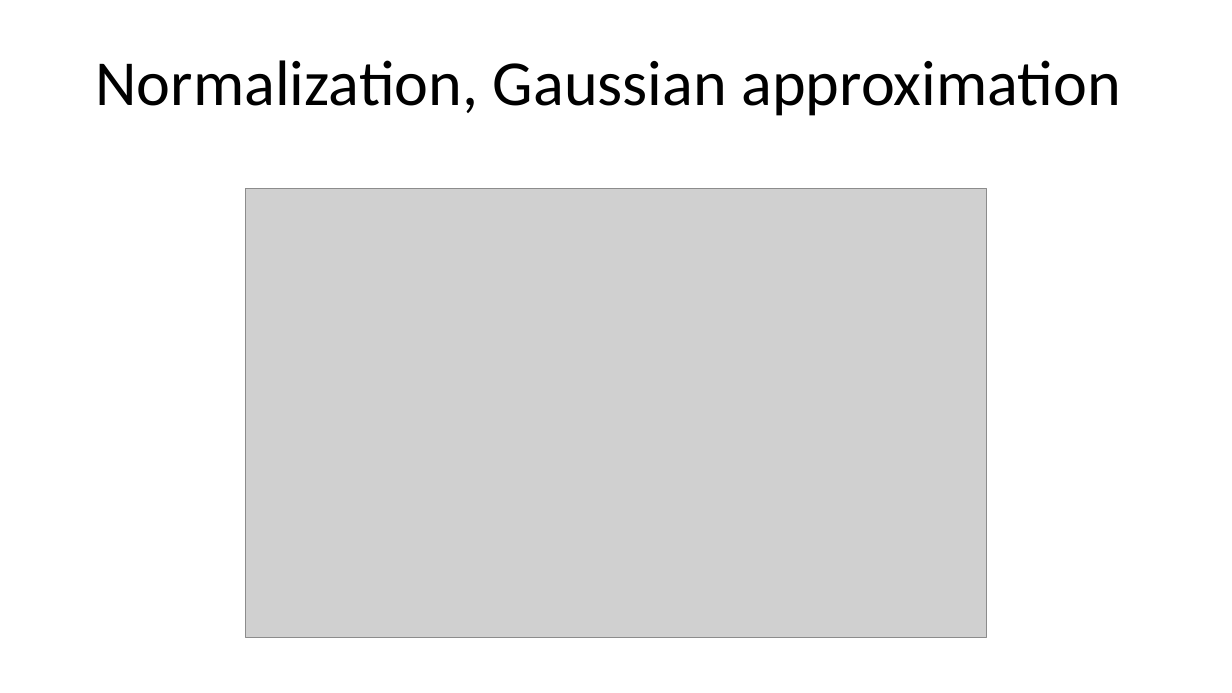
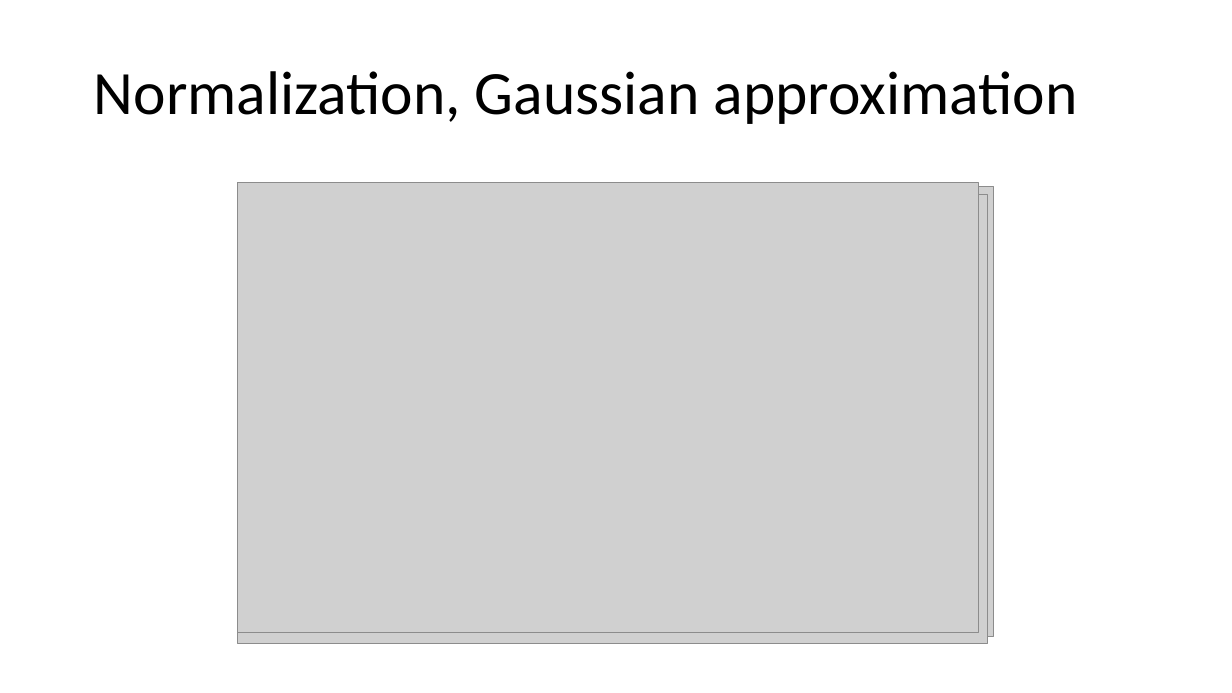
Before and after one commit to datascience-mobi-2022/2022-topic-03-team-05, a slide deck: slide 4 of Folien Data set.pptx (slide 3 before the commit). Drawn at 1232x693 pixels with LibreOffice and Linux fonts; fonts in the diff are those of the drawing; grey boxes stand for pictures. Boxes give left, top, right and bottom in pixels: in the first picture for what was removed or moved away, otherwise in the second. Text is boxed around its words. In the diff, an @@ line names an element or a change of style, - is before the commit and + after.

```diff
--- a/Folien Data set.pptx
+++ b/Folien Data set.pptx
@@ title "Normalization, Gaussian approximation": place and size @@
-title "Normalization, Gaussian approximation" at (96, 60, 1121, 116)
+title "Normalization, Gaussian approximation" at (94, 71, 1078, 124)
@@ title "Normalization, Gaussian approximation" at (94, 71, 1078, 124): size 50 to 48 pt; alignment centre to left; vertical alignment bottom to middle @@
@@ picture: place and size @@
-picture at (245, 189, 987, 638)
+picture at (238, 187, 994, 637)
@@ picture added at (238, 194, 988, 644) @@
@@ picture added at (238, 183, 979, 633) @@
```
Also in this commit, not shown: 2 other slides changed, 1 slide added.
